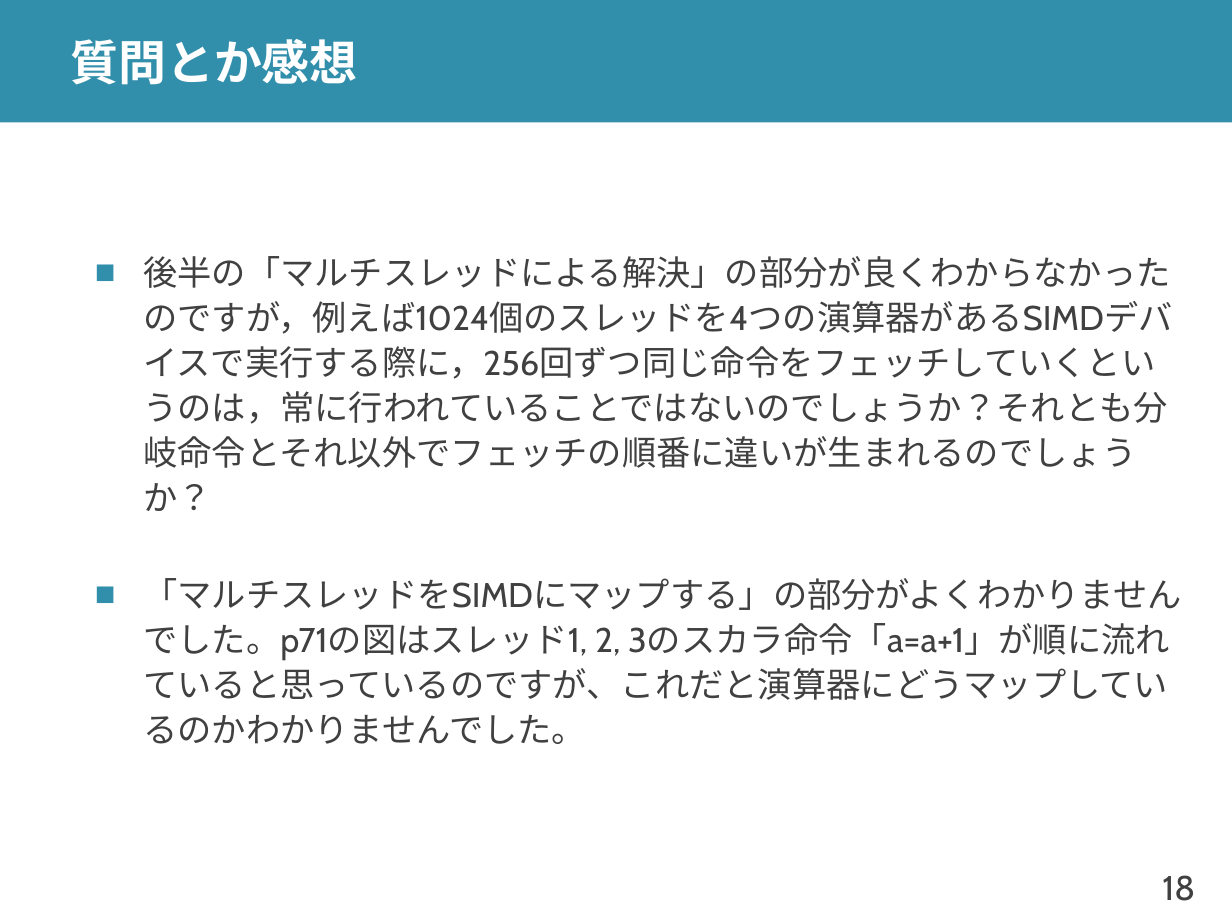
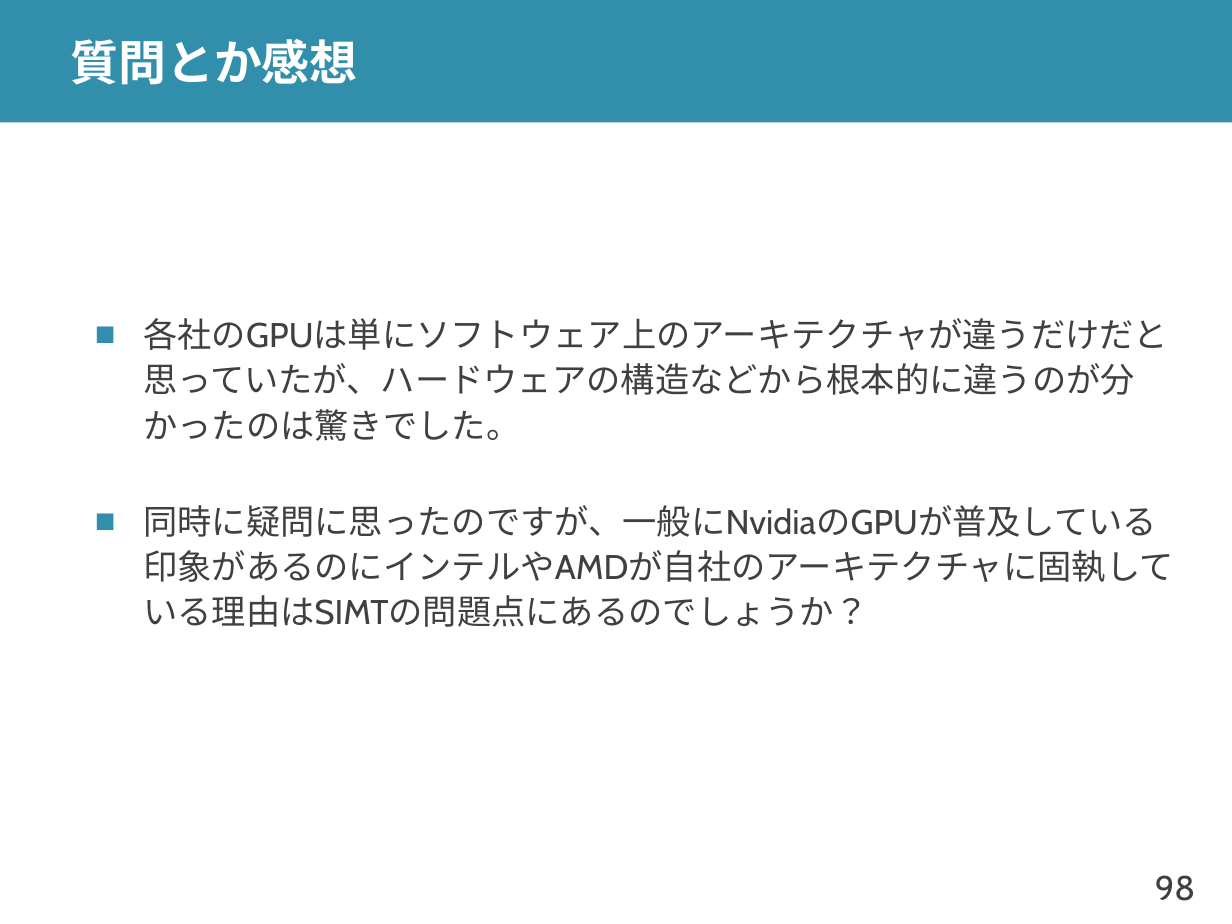
Before and after one commit to shioyadan/advanced-computer-organization, a slide deck: slide 98 of aco-shioya-12.pptx (slide 18 before the commit). Drawn at 1232x924 pixels with LibreOffice and Linux fonts; fonts in the diff are those of the drawing. Boxes give left, top, right and bottom in pixels: in the first picture for what was removed or moved away, otherwise in the second. Text is boxed around its words. In the diff, an @@ line names an element or a change of style, - is before the commit and + after.

```diff
--- a/aco-shioya-12.pptx
+++ b/aco-shioya-12.pptx
@@ text at (x1=143, y1=318, x2=1168, y2=537): text changed @@
-■ 後半の「マルチスレッドによる解決」の部分が良くわからなかったのですが，例えば1024個のスレッドを4つの演算器があるSIMDデバイスで実行する際に，256回ずつ同じ命令をフェッチしていくというのは，常に行われていることではないのでしょうか？それとも分岐命令とそれ以外でフェッチの順番に違いが生まれるのでしょうか？
-■ 「マルチスレッドをSIMDにマップする」の部分がよくわかりませんでした。p71の図はスレッド1, 2, 3のスカラ命令「a=a+1」が順に流れていると思っているのですが、これだと演算器にどうマップしているのかわかりませんでした。
+■ 各社のGPUは単にソフトウェア上のアーキテクチャが違うだけだと思っていたが、ハードウェアの構造などから根本的に違うのが分かったのは驚きでした。
+■ 同時に疑問に思ったのですが、一般にNvidiaのGPUが普及している印象があるのにインテルやAMDが自社のアーキテクチャに固執している理由はSIMTの問題点にあるのでしょうか？
@@ page number at (x1=1155, y1=875, x2=1195, y2=901): text changed @@
-18
+98
```
Also in this commit, not shown: 10 other slides changed, 7 slides added, 11 slides removed, 1 other file.
